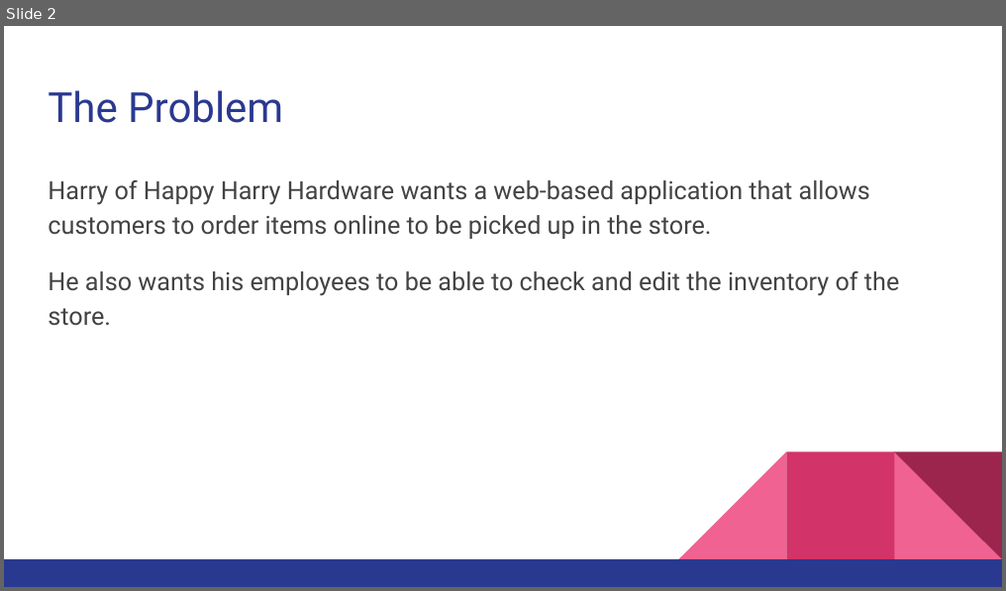
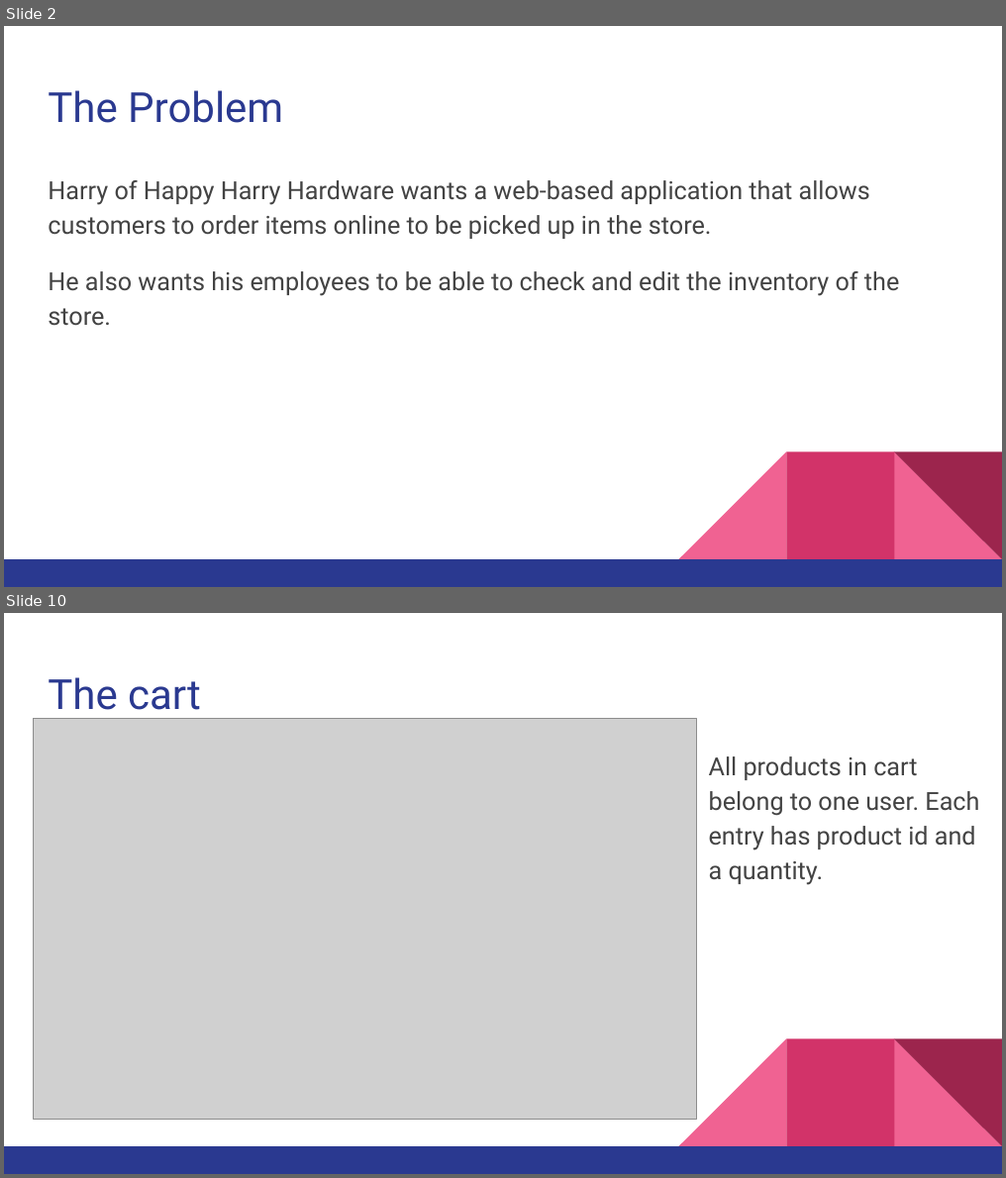
Before and after one commit to Mcowans/HappyHarryHWStore, a slide deck: Presentation.pptx. Shown one above the other, each under a label of ours: slide 2 before the commit, slides 2 and 10 after it; the slides between them are not shown. The pictures are 1006x591 and 1006x1178 pixels, drawn with LibreOffice and Linux fonts; fonts in the diff are those of the drawing; grey boxes stand for pictures. Boxes give left, top, right and bottom in pixels: in the first picture for what was removed or moved away, otherwise in the second. Text is boxed around its words. In the diff, an @@ line names an element or a change of style, - is before the commit and + after.

```diff
--- a/Presentation.pptx
+++ b/Presentation.pptx
@@ slide 10 added at (x1=4, y1=613, x2=1002, y2=1174), background #FFFFFF; not listed: 5 template elements that a slide beside it also shows @@
@@ title added at (x1=48, y1=677, x2=201, y2=719), 30 pt, text #2A3990 @@
+The cart
@@ picture added at (x1=33, y1=719, x2=697, y2=1119) @@
@@ text added at (x1=709, y1=757, x2=979, y2=885), 18 pt, text #434343 @@
+All products in cart belong to one user. Each entry has product id and a quantity.
```
Also in this commit, not shown: 10 other slides added, 10 slides removed.
